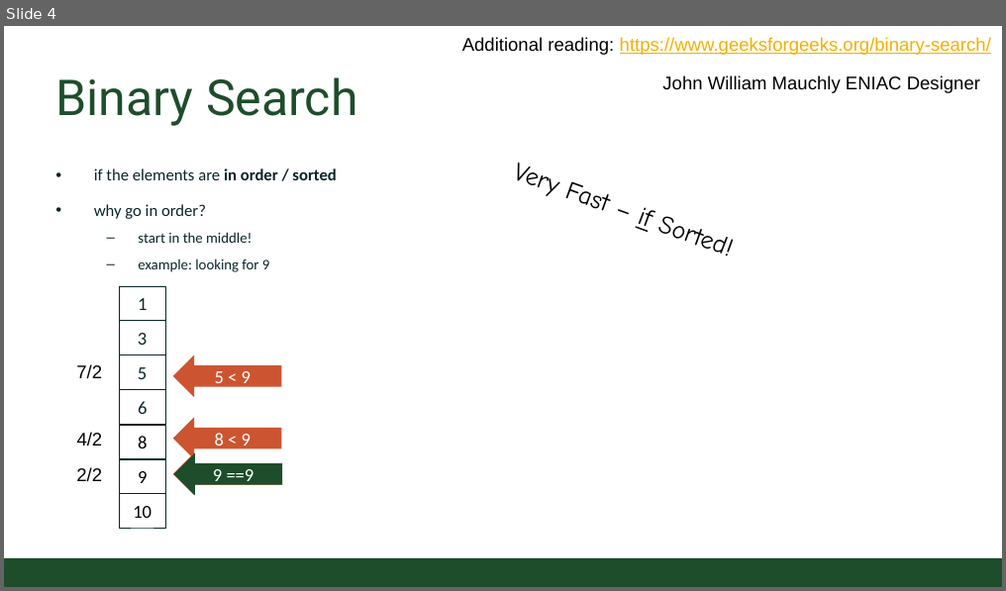
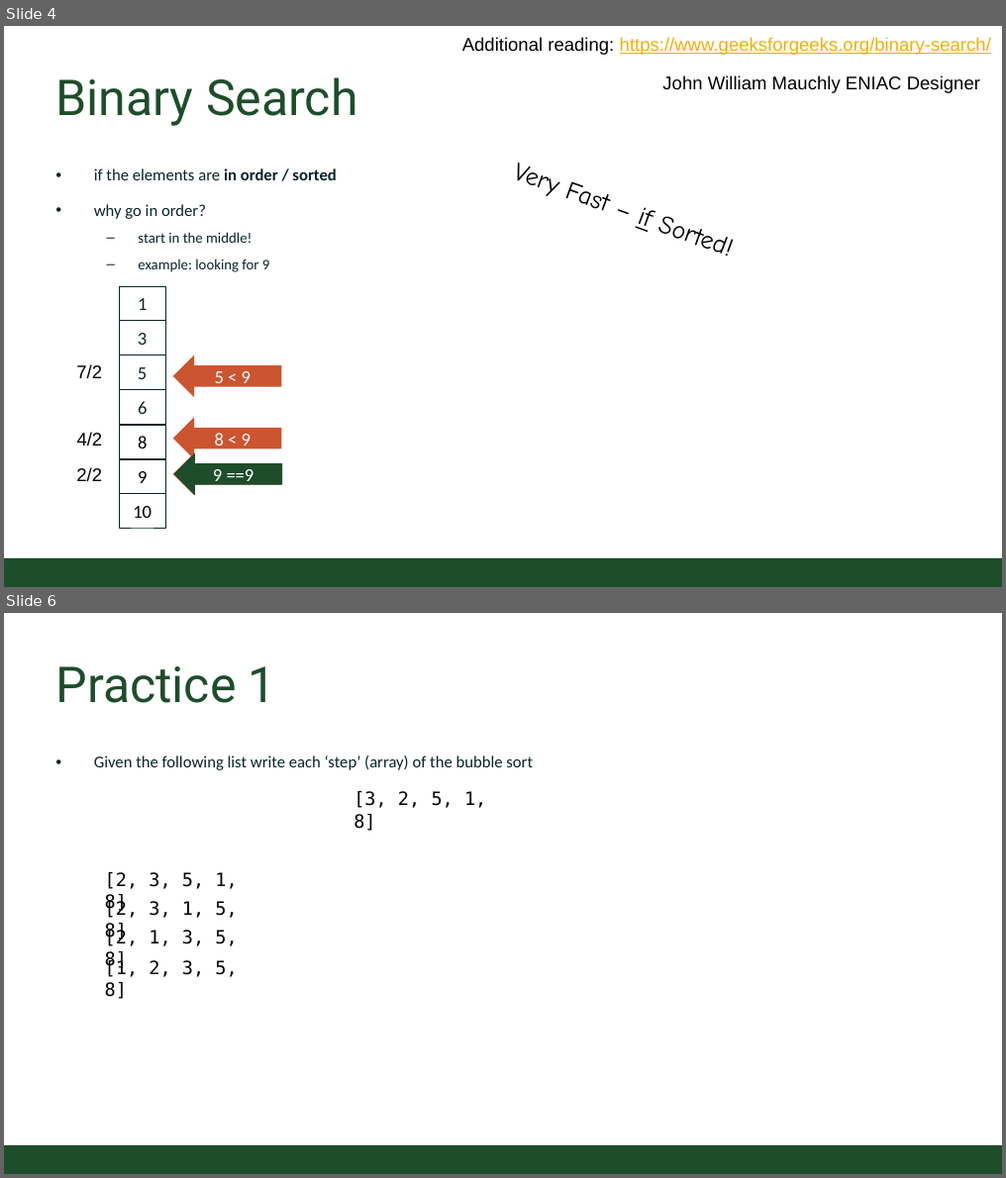
Before and after one commit to CSU-CompSci-CS163-4/Handouts, a slide deck: slides/On-Campus/14_02_SearchingAndSorting.pptx. Shown one above the other, each under a label of ours: slide 4 before the commit, slides 4 and 6 after it; the slides between them are not shown. The pictures are 1006x591 and 1006x1178 pixels, drawn with LibreOffice and Linux fonts; fonts in the diff are those of the drawing; background and template pictures are left out. Boxes give left, top, right and bottom in pixels: in the first picture for what was removed or moved away, otherwise in the second. Text is boxed around its words. In the diff, an @@ line names an element or a change of style, - is before the commit and + after.

Commit message:
updated with bubble practice

```diff
--- a/slides/On-Campus/14_02_SearchingAndSorting.pptx
+++ b/slides/On-Campus/14_02_SearchingAndSorting.pptx
@@ slide 6 added at bbox=[4, 613, 1002, 1174], background #FFFFFF; not listed: 1 template element that a slide beside it also shows @@
@@ title added at bbox=[55, 666, 276, 703], 54 pt, text #1E4D2B @@
+Practice 1
@@ text added at bbox=[94, 756, 533, 770], 18 pt, text #092529 @@
+• Given the following list write each ‘step’ (array) of the bubble sort
@@ text added at bbox=[353, 791, 486, 831], 20 pt, text #000000 @@
+[3, 2, 5, 1, 8]
@@ text added at bbox=[105, 872, 237, 913], 20 pt, text #000000 @@
+[2, 3, 5, 1, 8]
@@ text added at bbox=[105, 900, 237, 942], 20 pt, text #000000 @@
+[2, 3, 1, 5, 8]
@@ text added at bbox=[105, 930, 237, 971], 20 pt, text #000000 @@
+[2, 1, 3, 5, 8]
@@ text added at bbox=[105, 960, 237, 999], 20 pt, text #000000 @@
+[1, 2, 3, 5, 8]
```
Also in this commit, not shown: 2 slides changed.
